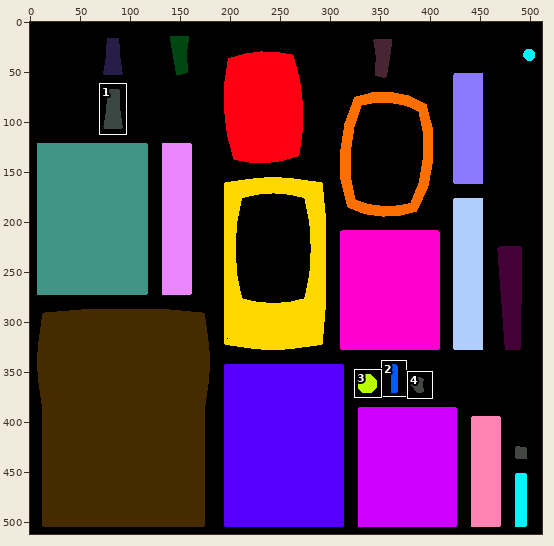
Two states of a sprite sheet, Art/objects/tv.png. Above, an overview of the earlier version with the close-up marked.
Close-up. Earlier state:
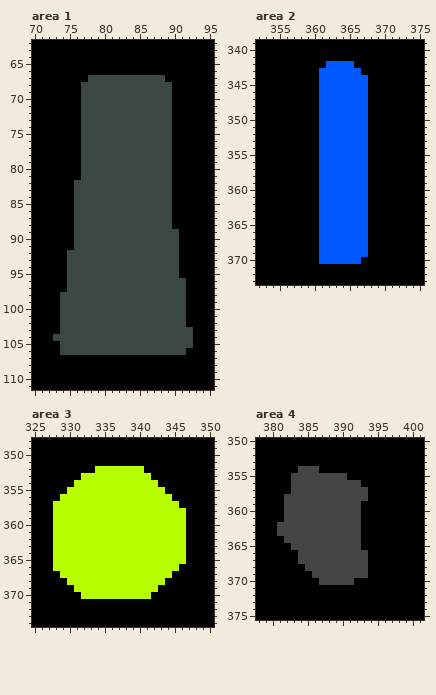
The file is 512x512 pixels. Colours within 5 levels of each other are drawn and written as one. Shown: area 1: x 70..95, y 62..111; area 2: x 352..375, y 339..373; area 3: x 325..350, y 348..374; area 4: x 378..401, y 350..375. The commit also changed other parts of the picture, which this record leaves out.
Now the later version:
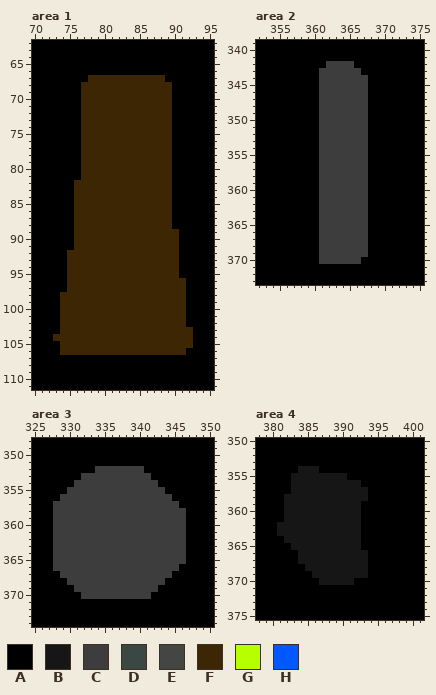
Palette (. is transparent): A #000000  B #161616  C #3d3d3d  D #3b4743  E #434643  F #3d2604  G #b7ff00  H #0058ff
Difference:
Area 1:
Colour D gives way to colour F in row 67 at x 78 to 88; in rows 68 to 81 at x 77 to 89; in rows 82 to 88 at x 76 to 89; in rows 89 to 91 at x 76 to 90; in rows 92 to 95 at x 75 to 90; in rows 96 to 97 at x 75 to 91.
Colour D gives way to colour F in rows 98 to 102 at x 74 to 91; in row 103 at x 74 to 92; in row 104 at x 73 to 92; in row 105 at x 74 to 92; in row 106 at x 74 to 91.
Area 2:
Colour H gives way to colour C in row 342 at x 362 to 365; in row 343 at x 361 to 366; in rows 344 to 369 at x 361 to 367; in row 370 at x 361 to 366.
Area 3:
Colour G gives way to colour C in row 352 at x 334 to 340; in row 353 at x 332 to 341; in row 354 at x 331 to 342; in row 355 at x 330 to 343; in row 356 at x 329 to 344; in row 357 at x 328 to 345.
Colour G gives way to colour C in rows 358 to 365 at x 328 to 346; in row 366 at x 328 to 345; in row 367 at x 329 to 344; in row 368 at x 330 to 343; in row 369 at x 331 to 342; in row 370 at x 332 to 341.
Area 4:
Colour E gives way to colour B in row 354 at x 384 to 386; in row 355 at x 383 to 390; in row 356 at x 383 to 392; in row 357 at x 383 to 393; in row 358 at x 382 to 393; in rows 359 to 361 at x 382 to 392.
Colour E gives way to colour B in rows 362 to 363 at x 381 to 392; in row 364 at x 382 to 392; in row 365 at x 383 to 392; in rows 366 to 367 at x 384 to 393; in row 368 at x 385 to 393; in row 369 at x 386 to 393.
Colour E gives way to colour B in row 370 at x 387 to 391.
Where, in picture pixels (left, top, right, bottom), the same in both close-ups:
changed: (53, 75, 193, 355)
changed: (319, 61, 368, 264)
changed: (53, 466, 186, 599)
changed: (277, 466, 368, 585)
